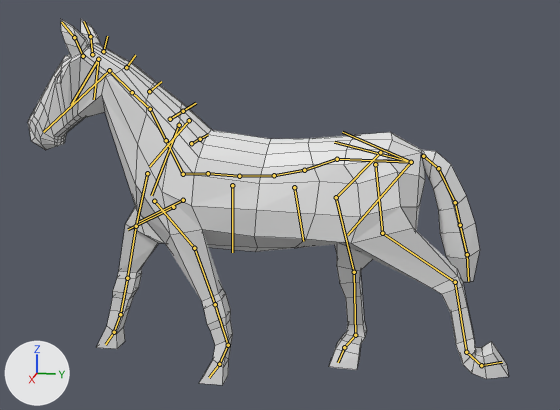
What one commit did to the Blender file blender/IAS马匹.blend.
The view is the same before and after, from a 50 mm lens placed at (4.31, 0.97, 2.12), pointed at (-0.01, 0.1, 1.04). The lights are fixed; the arrows at lower left show +X, +Y and +Z. The first picture is the older version. Both versions are drawn at frame 21 of the action 'kick'; the numbers are the values there. The bones that change, and the others that lie on the model, are drawn over the model as lines. Mesh edges are drawn as thin lines.

Names of what the first picture shows: '马'.
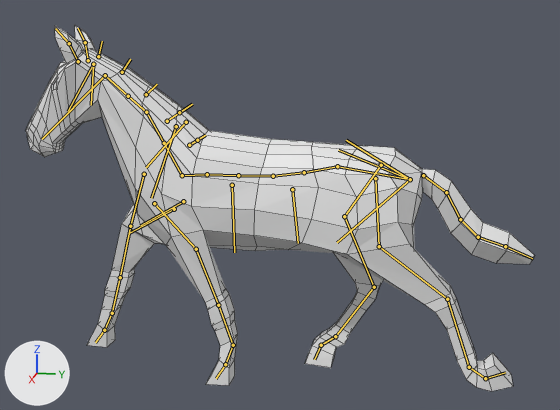
Where the change shows, as pixel boxes [x1, y1, x2, y2] in the pictures (560 x 410 px):
'马', posed
    before: [28, 19, 509, 385]
    after: [26, 25, 534, 391]
bone 'spine.001', root to tip
    before: (411, 162) to (337, 159)
    after: (410, 179) to (337, 166)
bone 'tail.001', root to tip
    before: (423, 156) to (438, 168)
    after: (423, 175) to (446, 192)
bone 'tail.002', root to tip
    before: (438, 168) to (455, 202)
    after: (446, 192) to (460, 219)
bone 'tail.003', root to tip
    before: (455, 202) to (460, 225)
    after: (460, 219) to (478, 237)
bone 'tail.004', root to tip
    before: (460, 225) to (467, 254)
    after: (478, 237) to (505, 246)
bone 'spine.003', root to tip
    before: (304, 170) to (274, 175)
    after: (304, 172) to (273, 176)
bone 'spine.004', root to tip
    before: (274, 175) to (239, 176)
    after: (273, 176) to (238, 175)
bone 'spine.005', root to tip
    before: (239, 176) to (208, 173)
    after: (238, 175) to (207, 174)
bone 'shoulder.R', root to tip
    before: (189, 120) to (149, 166)
    after: (186, 122) to (146, 167)
bone 'upper_arm.R', root to tip
    before: (147, 173) to (136, 226)
    after: (144, 174) to (130, 226)
bone 'thigh.L', root to tip
    before: (375, 164) to (382, 233)
    after: (375, 178) to (379, 246)
bone 'hind_foot.L', root to tip
    before: (455, 282) to (466, 352)
    after: (447, 299) to (469, 367)
bone 'thigh.R', root to tip
    before: (380, 152) to (336, 197)
    after: (381, 165) to (344, 216)
bone 'hind_foot.R', root to tip
    before: (354, 272) to (355, 335)
    after: (374, 287) to (335, 336)
bone 'r_toe.R', root to tip
    before: (355, 335) to (344, 347)
    after: (335, 336) to (321, 345)
bone 'r_hoof.R', root to tip
    before: (344, 347) to (338, 362)
    after: (321, 345) to (314, 359)

Diff of the bpy script that builds the scene:
```diff
--- a/blender/IAS马匹.blend.py
+++ b/blender/IAS马匹.blend.py
@@ bone_spine_001 @@
 bone_spine_001 = bpy.data.objects['metarig'].pose.bones['spine.001']
-bone_spine_001.location = (0.0, 0.0, -0.067)
-bone_spine_001.rotation_quaternion = (1.0, 0.0, 0.0, 0.0)  # degrees (0, 0, 0)
+bone_spine_001.location = (0.0, 0.0, -0.168)
+bone_spine_001.rotation_quaternion = (0.997, 0.071, 0.0, 0.0)  # degrees (8, 0, 0)
@@ bone_tail_001 @@
 bone_tail_001 = bpy.data.objects['metarig'].pose.bones['tail.001']  # child of 'spine.001'
-bone_tail_001.rotation_quaternion = (1.0, 0.0, 0.0, 0.0)  # degrees (0, 0, 0)
+bone_tail_001.rotation_quaternion = (0.99, 0.134, 0.0, 0.0)  # degrees (15, 0, 0)
@@ bone_tail_002 @@
 bone_tail_002 = bpy.data.objects['metarig'].pose.bones['tail.002']  # child of 'tail.001'
-bone_tail_002.rotation_quaternion = (1.0, 0.0, 0.0, 0.0)  # degrees (0, 0, 0)
+bone_tail_002.rotation_quaternion = (1.0, 0.02, 0.0, 0.0)  # degrees (2, 0, 0)
@@ bone_tail_003 @@
 bone_tail_003 = bpy.data.objects['metarig'].pose.bones['tail.003']  # child of 'tail.002'
-bone_tail_003.rotation_quaternion = (1.0, 0.0, 0.0, 0.0)  # degrees (0, 0, 0)
+bone_tail_003.rotation_quaternion = (0.982, 0.188, 0.0, 0.0)  # degrees (22, 0, 0)
@@ bone_tail_004 @@
 bone_tail_004 = bpy.data.objects['metarig'].pose.bones['tail.004']  # child of 'tail.003'
-bone_tail_004.rotation_quaternion = (1.0, 0.0, 0.0, 0.0)  # degrees (0, 0, 0)
+bone_tail_004.rotation_quaternion = (0.975, 0.224, 0.0, 0.0)  # degrees (26, 0, 0)
@@ bone_spine_003 @@
 bone_spine_003 = bpy.data.objects['metarig'].pose.bones['spine.003']  # child of 'spine.002'
-bone_spine_003.rotation_quaternion = (1.0, 0.0, 0.0, 0.0)  # degrees (0, 0, 0)
+bone_spine_003.rotation_quaternion = (0.999, 0.037, 0.0, 0.0)  # degrees (4, 0, 0)
@@ bone_spine_004 @@
 bone_spine_004 = bpy.data.objects['metarig'].pose.bones['spine.004']  # child of 'spine.003'
-bone_spine_004.rotation_quaternion = (1.0, 0.0, 0.0, 0.0)  # degrees (0, 0, 0)
+bone_spine_004.rotation_quaternion = (1.0, 0.018, 0.0, 0.0)  # degrees (2, 0, 0)
@@ bone_spine_005 @@
 bone_spine_005 = bpy.data.objects['metarig'].pose.bones['spine.005']  # child of 'spine.004'
-bone_spine_005.rotation_quaternion = (1.0, 0.0, 0.0, 0.0)  # degrees (0, 0, 0)
+bone_spine_005.rotation_quaternion = (0.999, 0.036, 0.0, 0.0)  # degrees (4, 0, 0)
@@ bone_shoulder_r @@
 bone_shoulder_r = bpy.data.objects['metarig'].pose.bones['shoulder.R']  # child of 'spine.005'
-bone_shoulder_r.rotation_quaternion = (0.989, -0.146, 0.032, 0.005)  # degrees (-17, 4, 0)
+bone_shoulder_r.rotation_quaternion = (0.984, -0.173, 0.038, 0.006)  # degrees (-20, 4, 0)
@@ bone_upper_arm_r @@
 bone_upper_arm_r = bpy.data.objects['metarig'].pose.bones['upper_arm.R']  # child of 'shoulder.R'
-bone_upper_arm_r.rotation_quaternion = (0.978, 0.207, 0.0, 0.0)  # degrees (24, 0, 0)
+bone_upper_arm_r.rotation_quaternion = (0.976, 0.218, 0.0, 0.0)  # degrees (25, 0, 0)
@@ bone_thigh_l @@
 bone_thigh_l = bpy.data.objects['metarig'].pose.bones['thigh.L']  # child of 'pelvis.L'
-bone_thigh_l.rotation_quaternion = (0.988, -0.155, 0.0, 0.0)  # degrees (-18, 0, 0)
+bone_thigh_l.rotation_quaternion = (0.981, -0.196, 0.001, 0.0)  # degrees (-23, 0, 0)
@@ bone_hind_foot_l @@
 bone_hind_foot_l = bpy.data.objects['metarig'].pose.bones['hind_foot.L']  # child of 'lower_leg.L'
-bone_hind_foot_l.rotation_quaternion = (0.997, 0.083, 0.0, 0.0)  # degrees (10, 0, 0)
+bone_hind_foot_l.rotation_quaternion = (1.0, -0.013, 0.0, 0.0)  # degrees (-1, 0, 0)
@@ bone_thigh_r @@
 bone_thigh_r = bpy.data.objects['metarig'].pose.bones['thigh.R']  # child of 'pelvis.R'
-bone_thigh_r.rotation_quaternion = (0.962, 0.275, 0.001, 0.0)  # degrees (32, 0, 0)
+bone_thigh_r.rotation_quaternion = (0.992, 0.126, 0.0, 0.0)  # degrees (14, 0, 0)
@@ bone_hind_foot_r @@
 bone_hind_foot_r = bpy.data.objects['metarig'].pose.bones['hind_foot.R']  # child of 'lower_leg.R'
-bone_hind_foot_r.rotation_quaternion = (0.977, -0.213, 0.0, 0.0)  # degrees (-25, 0, 0)
+bone_hind_foot_r.rotation_quaternion = (0.983, 0.182, 0.0, 0.0)  # degrees (21, 0, 0)
@@ bone_r_toe_r @@
 bone_r_toe_r = bpy.data.objects['metarig'].pose.bones['r_toe.R']  # child of 'hind_foot.R'
-bone_r_toe_r.rotation_quaternion = (0.984, 0.177, 0.0, 0.0)  # degrees (20, 0, 0)
+bone_r_toe_r.rotation_quaternion = (1.0, 0.012, 0.0, 0.0)  # degrees (1, 0, 0)
@@ bone_r_hoof_r @@
 bone_r_hoof_r = bpy.data.objects['metarig'].pose.bones['r_hoof.R']  # child of 'r_toe.R'
-bone_r_hoof_r.rotation_quaternion = (0.996, -0.087, 0.0, 0.0)  # degrees (-10, 0, 0)
+bone_r_hoof_r.rotation_quaternion = (0.974, -0.224, 0.0, 0.0)  # degrees (-26, 0, 0)
```
